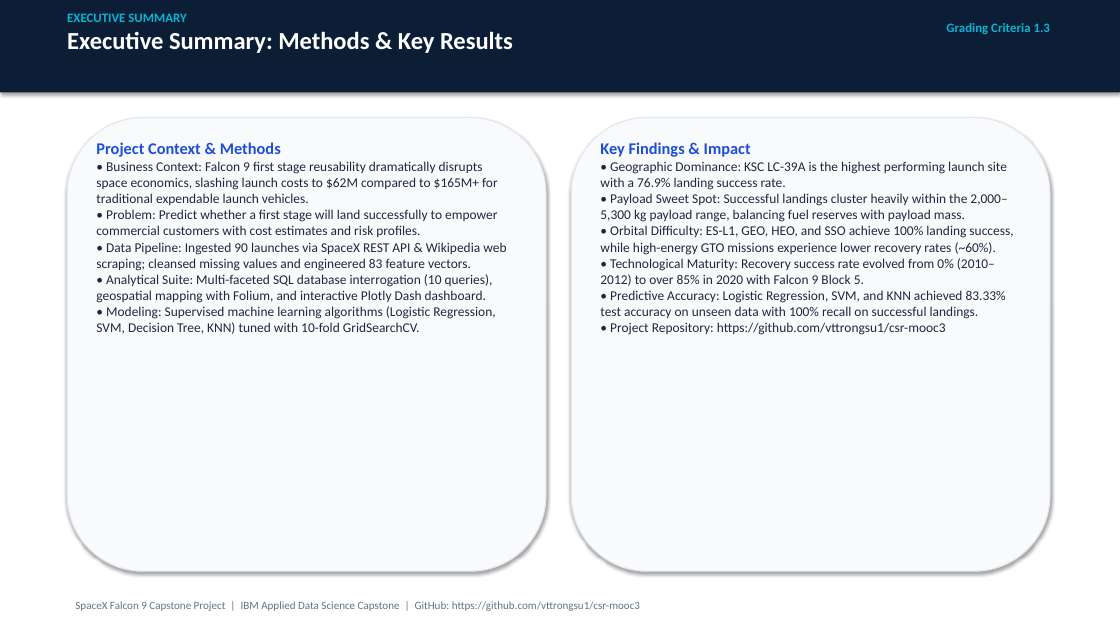
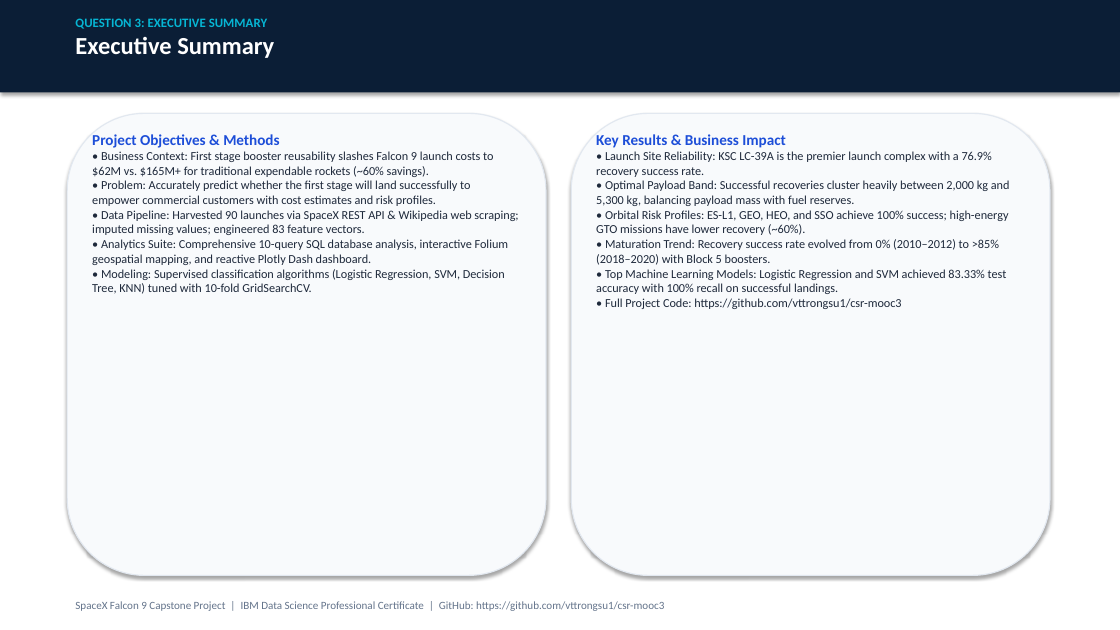
Before and after one commit to vttrongsu1/csr-mooc3, a slide deck: slide 2 of Data Science Capstone Project Report.pptx. Drawn at 1120x630 pixels with LibreOffice and Linux fonts; fonts in the diff are those of the drawing. Boxes give left, top, right and bottom in pixels: in the first picture for what was removed or moved away, otherwise in the second. Text is boxed around its words. In the diff, an @@ line names an element or a change of style, - is before the commit and + after.

Commit message:
Update to 12-slide layout strictly mapped to Coursera evaluation questions 1-15

```diff
--- a/Data Science Capstone Project Report.pptx
+++ b/Data Science Capstone Project Report.pptx
@@ text at [75,18,274,58]: text changed; size 21 to 11 pt; text colour #FFFFFF to #06B6D4 @@
-EXECUTIVE SUMMARY
-Executive Summary: Methods & Key Results
+QUESTION 3: EXECUTIVE SUMMARY
+Executive Summary
@@ text removed at [946,23,1050,34] @@
-Grading Criteria 1.3
@@ rounded rectangle: place and size @@
-rounded rectangle at [67,118,546,571]
+rounded rectangle at [67,113,546,576]
@@ rounded rectangle: place and size @@
-rounded rectangle at [571,118,1050,571]
+rounded rectangle at [571,113,1050,576]
@@ text at [92,134,518,294]: text changed; size 11.5 to 10.5 pt @@
-Project Context & Methods
-• Business Context: Falcon 9 first stage reusability dramatically disrupts space economics, slashing launch costs to $62M compared to $165M+ for traditional expendable launch vehicles.
-• Problem: Predict whether a first stage will land successfully to empower commercial customers with cost estimates and risk profiles.
-• Data Pipeline: Ingested 90 launches via SpaceX REST API & Wikipedia web scraping; cleansed missing values and engineered 83 feature vectors.
-• Analytical Suite: Multi-faceted SQL database interrogation (10 queries), geospatial mapping with Folium, and interactive Plotly Dash dashboard.
-• Modeling: Supervised machine learning algorithms (Logistic Regression, SVM, Decision Tree, KNN) tuned with 10-fold GridSearchCV.
+Project Objectives & Methods
+• Business Context: First stage booster reusability slashes Falcon 9 launch costs to $62M vs. $165M+ for traditional expendable rockets (~60% savings).
+• Problem: Accurately predict whether the first stage will land successfully to empower commercial customers with cost estimates and risk profiles.
+• Data Pipeline: Harvested 90 launches via SpaceX REST API & Wikipedia web scraping; imputed missing values; engineered 83 feature vectors.
+• Analytics Suite: Comprehensive 10-query SQL database analysis, interactive Folium geospatial mapping, and reactive Plotly Dash dashboard.
+• Modeling: Supervised classification algorithms (Logistic Regression, SVM, Decision Tree, KNN) tuned with 10-fold GridSearchCV.
@@ text at [596,134,1010,309]: text changed; size 11.5 to 10.5 pt @@
-Key Findings & Impact
-• Geographic Dominance: KSC LC-39A is the highest performing launch site with a 76.9% landing success rate.
-• Payload Sweet Spot: Successful landings cluster heavily within the 2,000–5,300 kg payload range, balancing fuel reserves with payload mass.
-• Orbital Difficulty: ES-L1, GEO, HEO, and SSO achieve 100% landing success, while high-energy GTO missions experience lower recovery rates (~60%).
-• Technological Maturity: Recovery success rate evolved from 0% (2010–2012) to over 85% in 2020 with Falcon 9 Block 5.
-• Predictive Accuracy: Logistic Regression, SVM, and KNN achieved 83.33% test accuracy on unseen data with 100% recall on successful landings.
-• Project Repository: https://github.com/vttrongsu1/csr-mooc3
+Key Results & Business Impact
+• Launch Site Reliability: KSC LC-39A is the premier launch complex with a 76.9% recovery success rate.
+• Optimal Payload Band: Successful recoveries cluster heavily between 2,000 kg and 5,300 kg, balancing payload mass with fuel reserves.
+• Orbital Risk Profiles: ES-L1, GEO, HEO, and SSO achieve 100% success; high-energy GTO missions have lower recovery (~60%).
+• Maturation Trend: Recovery success rate evolved from 0% (2010–2012) to >85% (2018–2020) with Block 5 boosters.
+• Top Machine Learning Models: Logistic Regression and SVM achieved 83.33% test accuracy with 100% recall on successful landings.
+• Full Project Code: https://github.com/vttrongsu1/csr-mooc3
@@ text at [75,601,664,611]: text changed @@
-SpaceX Falcon 9 Capstone Project | IBM Applied Data Science Capstone | GitHub: https://github.com/vttrongsu1/csr-mooc3
+SpaceX Falcon 9 Capstone Project | IBM Data Science Professional Certificate | GitHub: https://github.com/vttrongsu1/csr-mooc3
```
Also in this commit, not shown: 8 other slides changed, 3 slides added, 12 slides removed, 4 other files.
